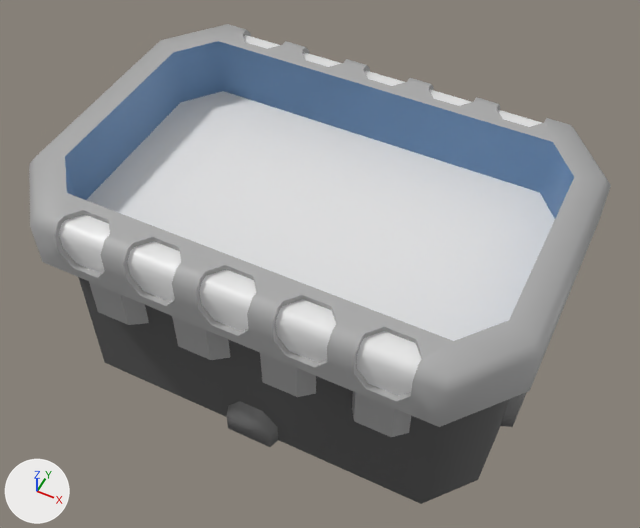
The FBX model Assets/Art/Models/Furniture/Machines/Botany/Hydroponics Tray.fbx, before and after one commit.
Rendered twice from a camera (50 mm lens) standing at (4.491, 4.028, 1.411) and looking at (3.992, 5.027, 0.163). Arrows for +X, +Y and +Z are at lower left; the lights stay in place. Where no turn or scale is listed for an object, it has been applied to the vertices.

Objects in the first picture: 'Hydro Tray Lights Blue', 'Hydro Tray Lights Green', 'Hydro Tray Lights Orange', 'Hydro Tray Lights Red', 'Hydro Tray Lights Yellow', 'Hydrogel', 'Hydroponics Tray'.
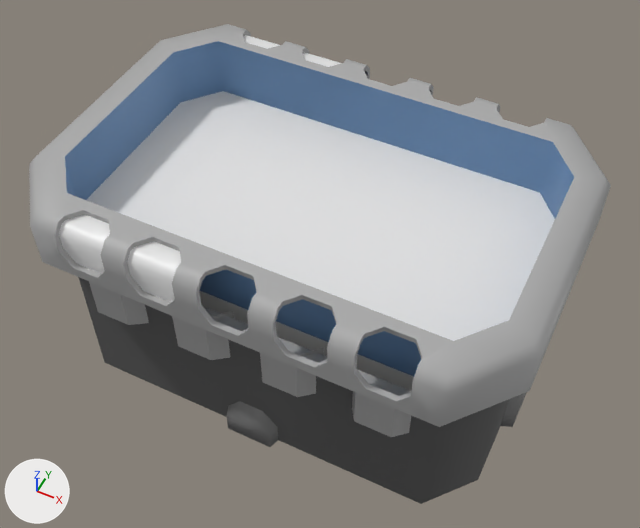
What differs and where, as boxes (x1, y1, x2, y2) in the pictures (640 x 528 px):
```json
{"object": "Hydro Tray Lights Blue", "change": "deleted", "before": [357, 109, 542, 396]}
{"object": "Hydro Tray Lights Yellow", "change": "deleted", "before": [276, 89, 471, 363]}
{"object": "Hydro Tray Lights Orange", "change": "deleted", "before": [199, 71, 404, 331]}
```

Edits to the scene script, one JSON object a line:
```json
{"op": "remove", "block": "ob_hydro_tray_lights_blue", "code": ["ob_hydro_tray_lights_blue = bpy.data.objects.new('Hydro Tray Lights Blue', me_hydrotray_012)", "ob_hydro_tray_lights_blue.location = (4.0, 5.0, 0.0)"]}
{"op": "remove", "block": "ob_hydro_tray_lights_orange", "code": ["ob_hydro_tray_lights_orange = bpy.data.objects.new('Hydro Tray Lights Orange', me_hydrotray_010)", "ob_hydro_tray_lights_orange.location = (4.0, 5.0, 0.0)"]}
{"op": "remove", "block": "ob_hydro_tray_lights_yellow", "code": ["ob_hydro_tray_lights_yellow = bpy.data.objects.new('Hydro Tray Lights Yellow', me_hydrotray_011)", "ob_hydro_tray_lights_yellow.location = (4.0, 5.0, 0.0)"]}
```
